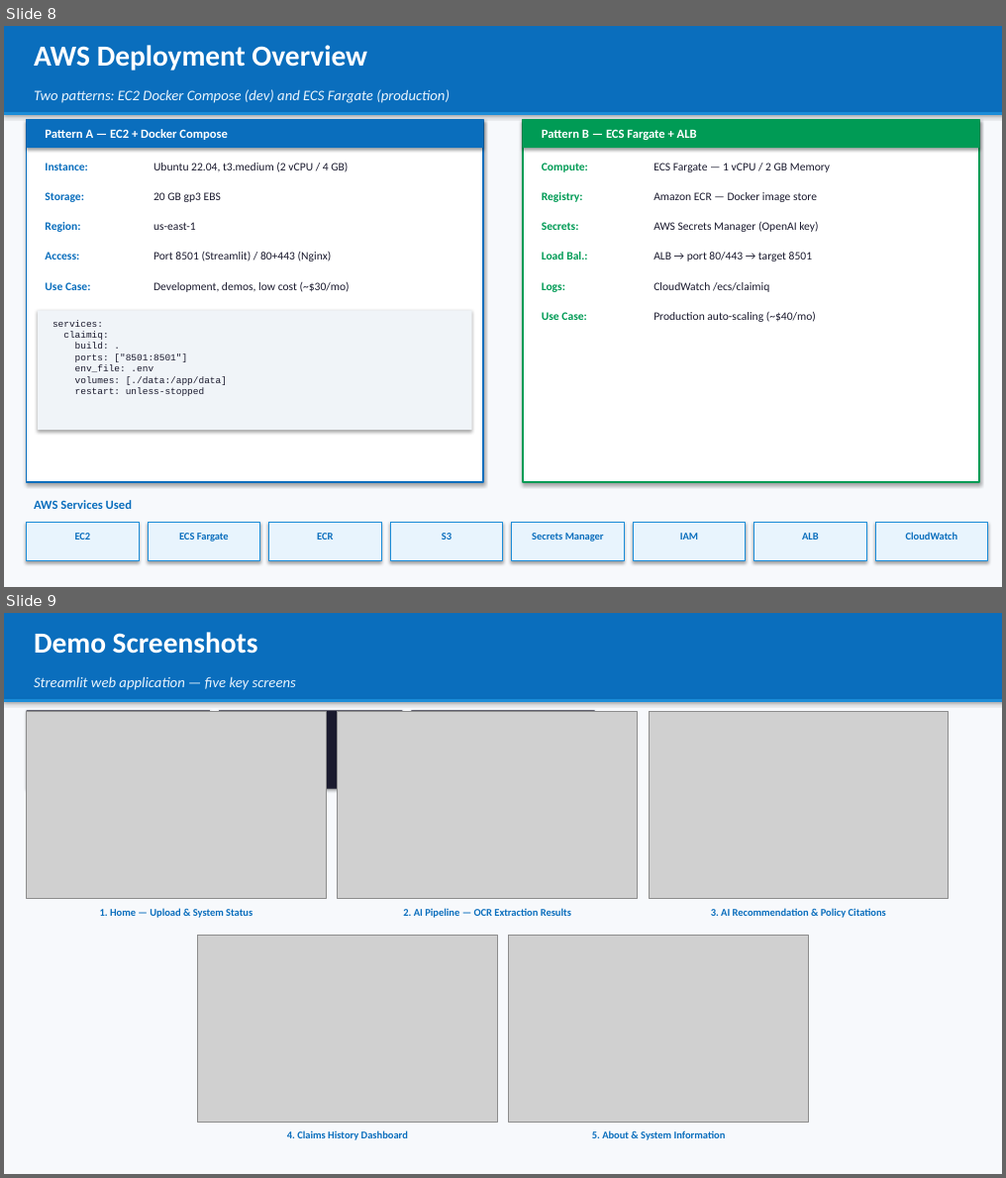
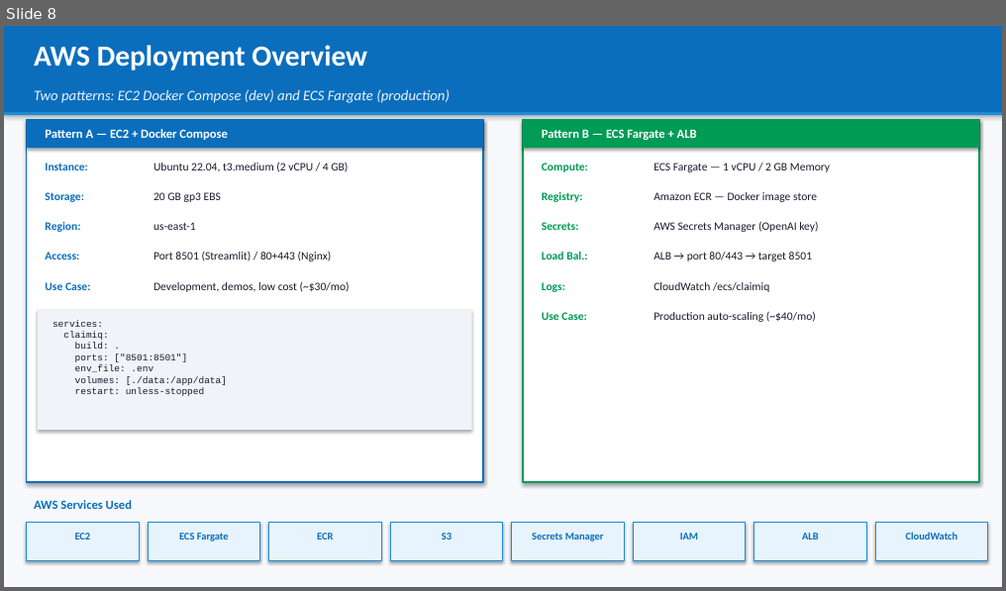
Before and after one commit to sush0037/capstoneProjectAIops, a slide deck: ClaimIQ_Presentation.pptx. Shown one above the other, each under a label of ours: slides 8 and 9 before the commit, slide 8 after it. The pictures are 1006x1178 and 1006x591 pixels, drawn with LibreOffice and Linux fonts; fonts in the diff are those of the drawing; grey boxes stand for pictures. Boxes give left, top, right and bottom in pixels: in the first picture for what was removed or moved away, otherwise in the second. Text is boxed around its words. In the diff, an @@ line names an element or a change of style, - is before the commit and + after.

```diff
--- a/ClaimIQ_Presentation.pptx
+++ b/ClaimIQ_Presentation.pptx
@@ slide 9 removed at box(4, 613, 1002, 1174), background #FFFFFF @@
@@ rectangle removed at box(4, 613, 1002, 1174) @@
@@ rectangle removed at box(4, 613, 1002, 699) @@
@@ text removed at box(34, 632, 258, 654) @@
-Demo Screenshots
@@ rectangle removed at box(4, 699, 1002, 702) @@
@@ text removed at box(34, 676, 296, 690) @@
-Streamlit web application — five key screens
@@ rectangle removed at box(27, 710, 210, 789) @@
@@ picture removed at box(27, 712, 326, 899) @@
@@ rectangle removed at box(219, 710, 402, 789) @@
@@ picture removed at box(338, 712, 638, 899) @@
@@ rectangle removed at box(411, 710, 595, 789) @@
@@ picture removed at box(648, 712, 948, 899) @@
@@ text removed at box(100, 908, 252, 918) @@
-1. Home — Upload & System Status
@@ text removed at box(403, 908, 571, 918) @@
-2. AI Pipeline — OCR Extraction Results
@@ text removed at box(711, 908, 886, 918) @@
-3. AI Recommendation & Policy Citations
@@ picture removed at box(198, 935, 497, 1122) @@
@@ picture removed at box(509, 935, 808, 1122) @@
@@ text removed at box(287, 1131, 408, 1141) @@
-4. Claims History Dashboard
@@ text removed at box(592, 1131, 726, 1141) @@
-5. About & System Information
```
Also in this commit, not shown: 1 slide added, 1 other file.
